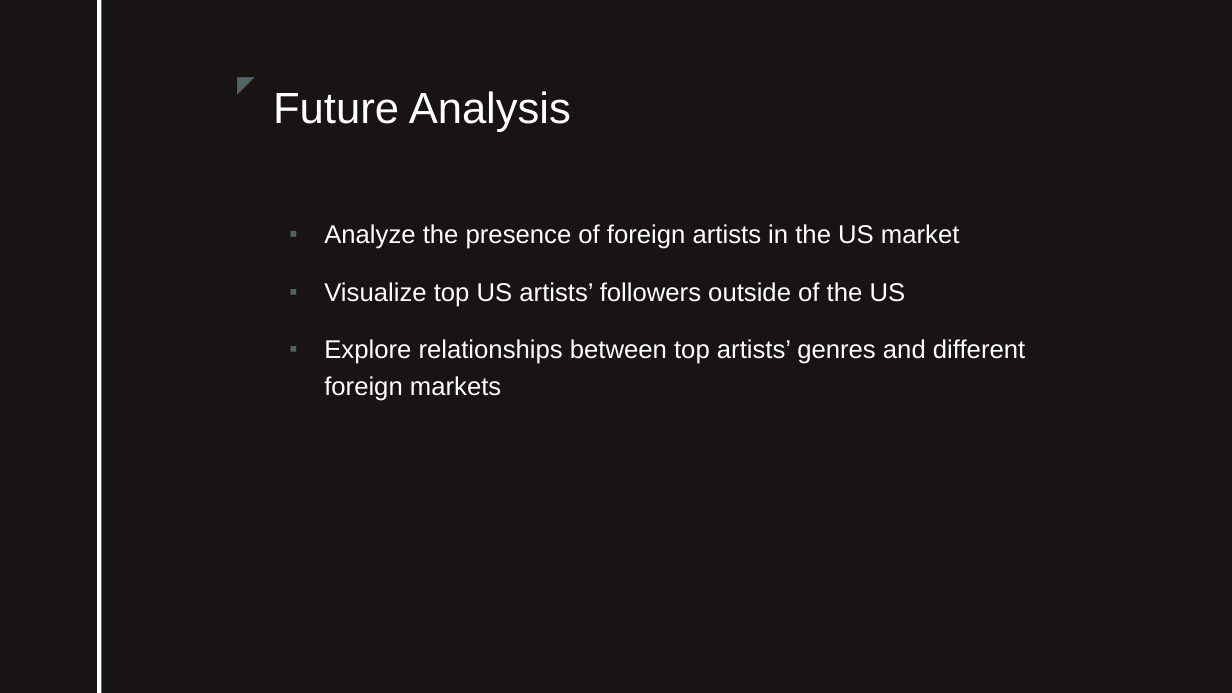
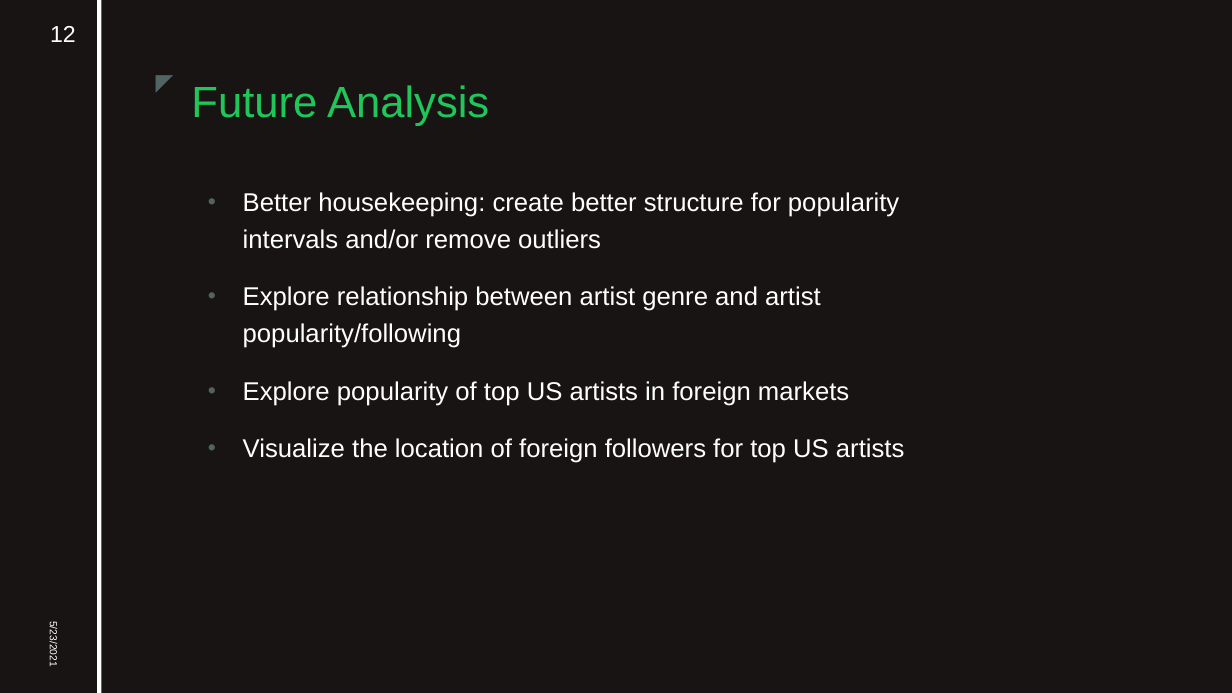
Before and after one commit to aklimchenko/spotify_artist_analysis, a slide deck: slide 12 of Spotify Data Analysis.pptx (slide 15 before the commit). Drawn at 1232x693 pixels with LibreOffice and Linux fonts; fonts in the diff are those of the drawing; background and template pictures are left out. Boxes give left, top, right and bottom in pixels: in the first picture for what was removed or moved away, otherwise in the second. Text is boxed around its words. In the diff, an @@ line names an element or a change of style, - is before the commit and + after.

Commit message:
Updated slides
Slides, graphics, and layout updated

```diff
--- a/Spotify Data Analysis.pptx
+++ b/Spotify Data Analysis.pptx
@@ page number added at (50,26,76,42), 18 pt, text #FFFFFF @@
+12
@@ text "◤": place and size @@
-text "◤" at (222,65,263,102)
+text "◤" at (140,63,182,100)
@@ title "Future Analysis": place and size @@
-title "Future Analysis" at (273,91,571,132)
+title "Future Analysis" at (191,85,489,126)
@@ title "Future Analysis" at (191,85,489,126): text colour #FFFFFF to #1FC75B @@
@@ text at (243,192,904,463): text changed @@
-▪ Analyze the presence of foreign artists in the US market
-▪ Visualize top US artists’ followers outside of the US
-▪ Explore relationships between top artists’ genres and different foreign markets
+• Better housekeeping: create better structure for popularity intervals and/or remove outliers
+• Explore relationship between artist genre and artist popularity/following
+• Explore popularity of top US artists in foreign markets
+• Visualize the location of foreign followers for top US artists
@@ text added at (48,625,59,666), 8 pt, text #FFFFFF @@
+5/23/2021
```
Also in this commit, not shown: 5 other slides changed, 6 slides added, 9 slides removed, 1 other file.
